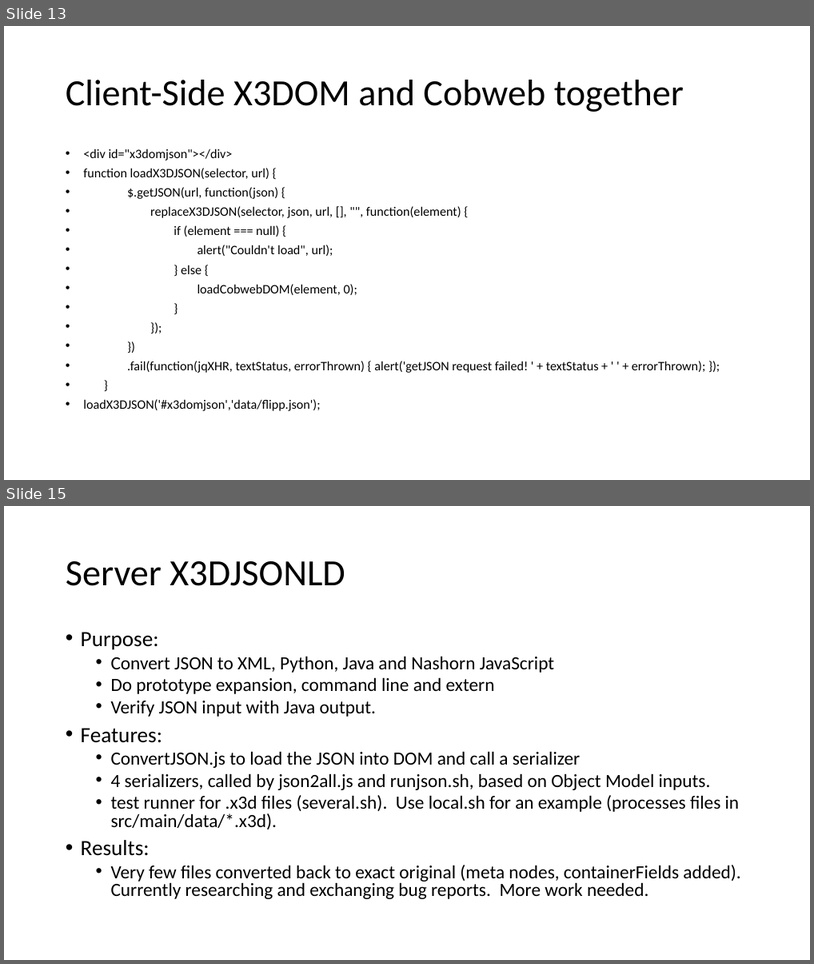
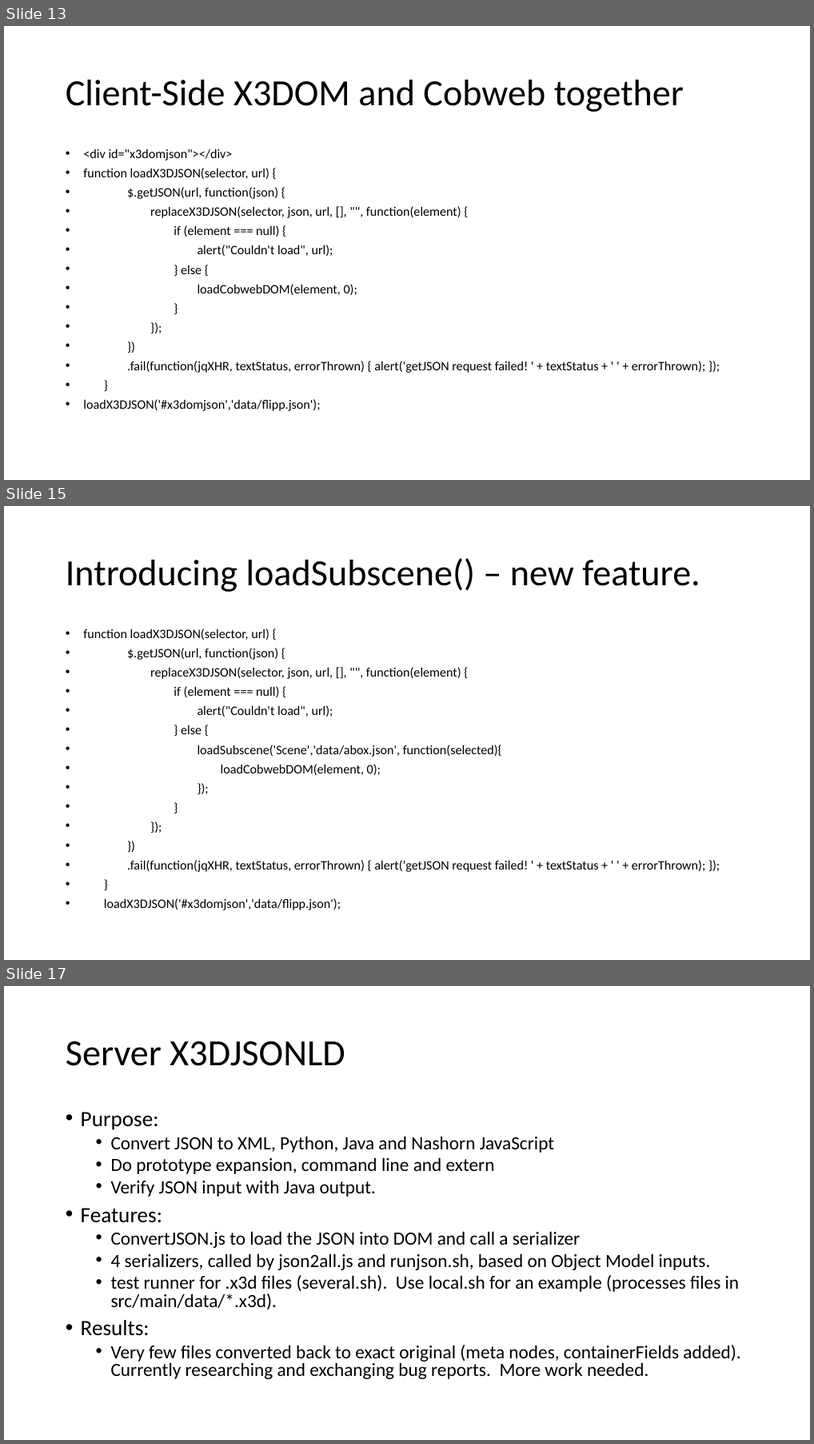
Before and after one commit to coderextreme/X3DJSONLD, a slide deck: doc/X3DJSONLoaderTutorial.pptx. Shown one above the other, each under a label of ours: slides 13 and 15 before the commit, slides 13, 15 and 17 after it; the slides between them are not shown. The pictures are 814x964 and 814x1444 pixels, drawn with LibreOffice and Linux fonts; fonts in the diff are those of the drawing. Boxes give left, top, right and bottom in pixels: in the first picture for what was removed or moved away, otherwise in the second. Text is boxed around its words. In the diff, an @@ line names an element or a change of style, - is before the commit and + after.

Commit message:
Changed documentation, worked on subscenes.

```diff
--- a/doc/X3DJSONLoaderTutorial.pptx
+++ b/doc/X3DJSONLoaderTutorial.pptx
@@ slide 15 added at <box>4,506,810,960</box>, background #FFFFFF @@
@@ title added at <box>66,558,700,592</box>, 44 pt, text #000000 @@
+Introducing loadSubscene() – new feature.
@@ text added at <box>83,628,706,910</box>, 15.4 pt, text #000000 @@
+• function loadX3DJSON(selector, url) {
+• $.getJSON(url, function(json) {
+• replaceX3DJSON(selector, json, url, [], "", function(element) {
+• if (element === null) {
+• alert("Couldn't load", url);
+• } else {
+• loadSubscene('Scene','data/abox.json', function(selected){
+• loadCobwebDOM(element, 0);
+• });
+• }
+• });
+• })
+• .fail(function(jqXHR, textStatus, errorThrown) { alert('getJSON request failed! ' + textStatus + ' ' + errorThrown); });
+• }
+• loadX3DJSON('#x3domjson','data/flipp.json');
@@ what was slide 15 is now slide 17 @@
```
Also in this commit, not shown: 2 slides changed, 1 other slide added, 3 other files.
